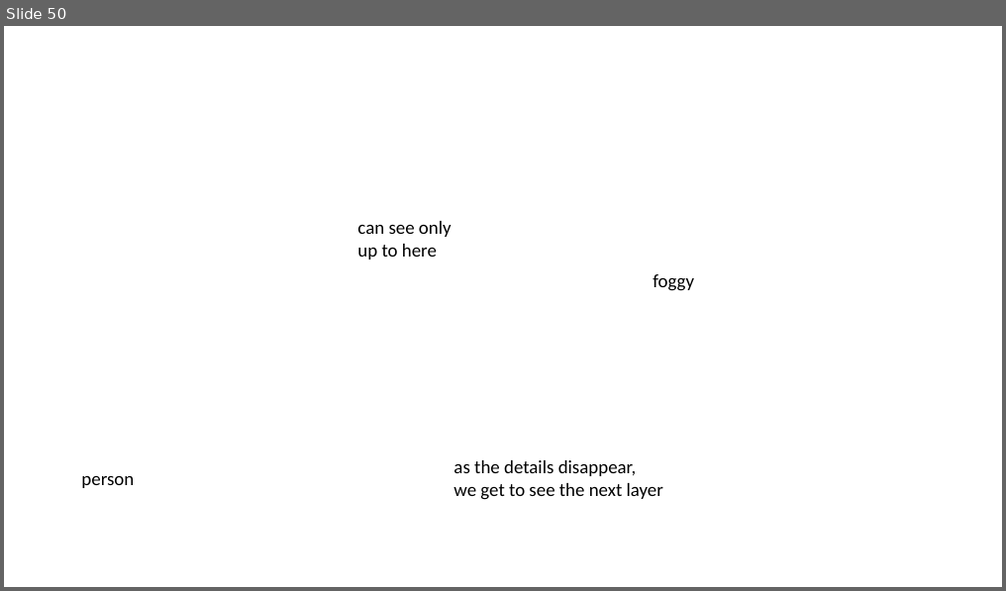
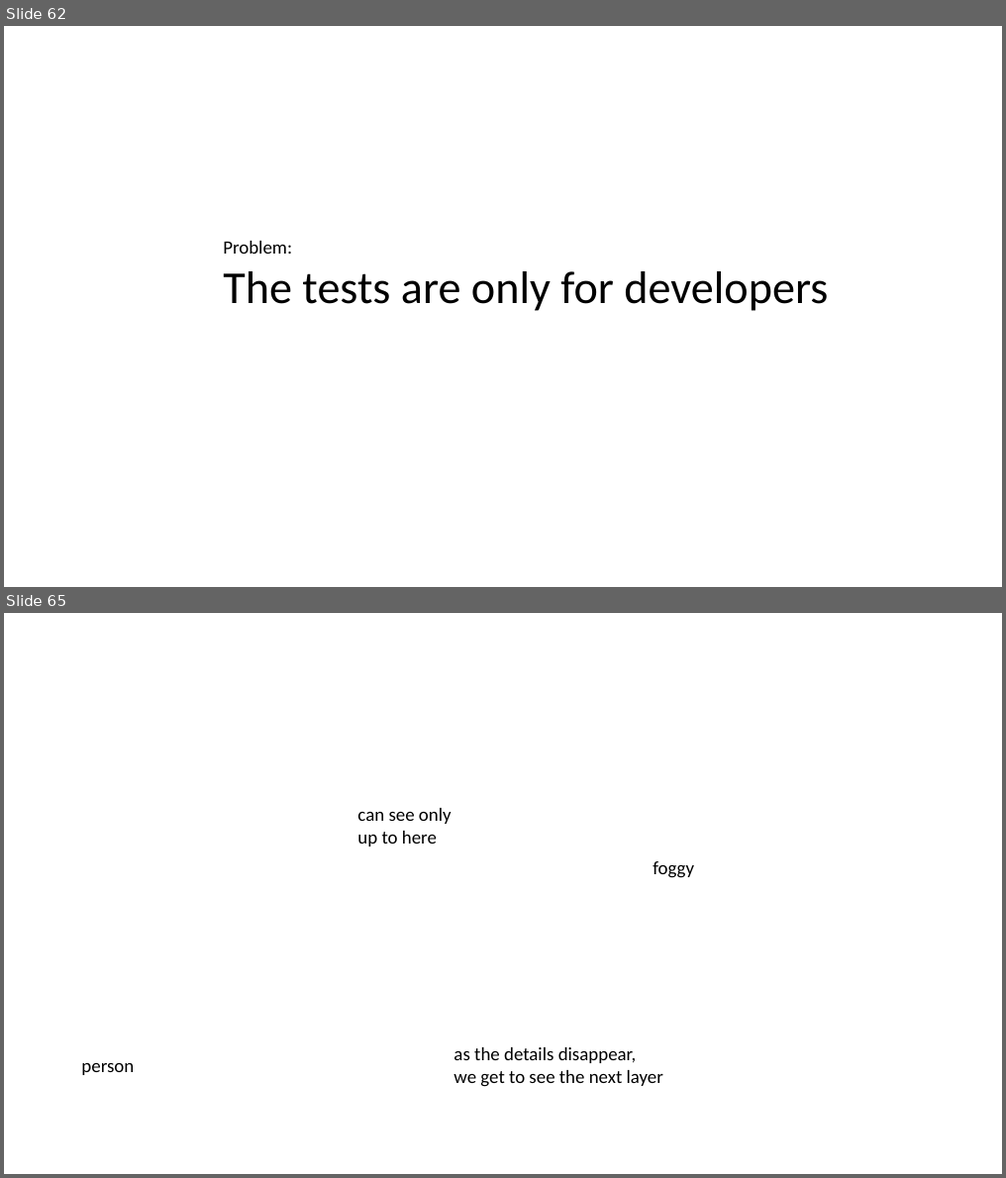
Before and after one commit to LearnWithLlew/TestingBetterWithApprovals.Slides, a slide deck: slides/Testing Better with Approvals.pptx. Shown one above the other, each under a label of ours: slide 50 before the commit, slides 62 and 65 after it; the slides between them are not shown. The pictures are 1006x591 and 1006x1178 pixels, drawn with LibreOffice and Linux fonts; fonts in the diff are those of the drawing. Boxes give left, top, right and bottom in pixels: in the first picture for what was removed or moved away, otherwise in the second. Text is boxed around its words. In the diff, an @@ line names an element or a change of style, - is before the commit and + after.

```diff
--- a/slides/Testing Better with Approvals.pptx
+++ b/slides/Testing Better with Approvals.pptx
@@ slide 62 added at [4, 26, 1002, 587], background #FFFFFF @@
@@ text added at [223, 241, 828, 311], 44 pt, text #000000 @@
+Problem:
+The tests are only for developers
@@ what was slide 50 is now slide 65 @@
```
Also in this commit, not shown: 15 other slides added, 1 slide removed.
